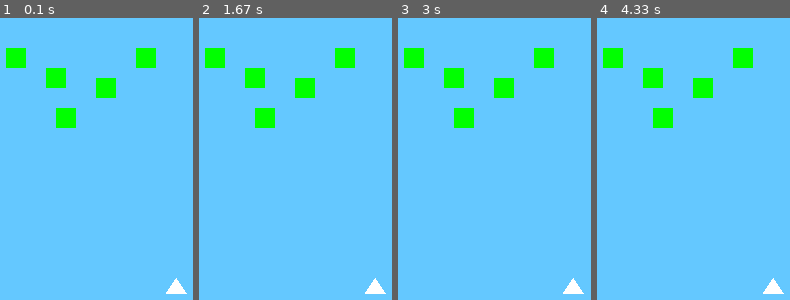
Above: before the commit, frames 1-4 (left to right).
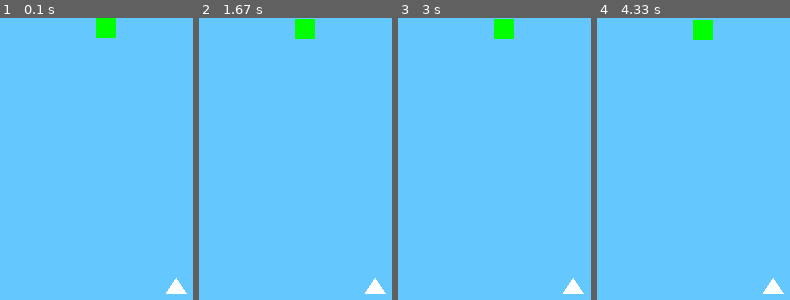
Above: after the commit, the same moments.

Repository: kamilutkumavi0/pythonegitim
Game: pygame game, started from pythonegitim/game.py
The game is run twice, just before and just after one commit, with the same random seed, the same clock (stepped at 60 frames per second) and the same inputs.
Inputs:
- Up to frame 1 (0.1 s): no input
- Up to frame 2 (1.67 s): tap Space at 0.33 s
- Up to frame 3 (3 s): hold A 1.67-2.2 s; hold D from 2.67 s (still down)
- Up to frame 4 (4.33 s): release D at 3.3 s; hold A 3.33-3.8 s; hold D 3.83-4.3 s

The runs differ from the first frame. In frame 1, 4.4% of the frame differs, in the area x 3-81%, y 0-40%; in frame 2, 4.4%; in frame 3, 4.4%; in frame 4, 4.4%.

Commit message:
Add files via upload

Diff:
--- a/pythonegitim/game.py
+++ b/pythonegitim/game.py
@@ -1,5 +1,6 @@
 import pygame
 import time
+import random
 
 #Ekran Boyutlandırma
 ekranYukseklik = 300 #Ekran yüksekliği belirlendi
@@ -36,10 +37,16 @@
                                              [190 + hareket, 275],
                                              [210 + hareket, 275]])
     return dusman
+def dusman_olusturucu(level = 1):
+    dusman = {}
+    for i in range(level + 7):
+        dusman[str(i)] = [[random.randint(0, 19)*20, -1*random.randint(0, 19)*20], 3]
+    return dusman
 
-dusman = {"birinci": [[30,30], 3], "ikinci" : [[70,50], 3],
-          "ucuncu" : [[80,90], 3], "dorduncu" : [[120,60], 3],
-          "besinci" : [[160,30], 3]}
+# dusman = {"birinci": [[30,30], 3], "ikinci" : [[70,50], 3],
+#           "ucuncu" : [[80,90], 3], "dorduncu" : [[120,60], 3],
+#           "besinci" : [[160,30], 3]}
+dusman = dusman_olusturucu()
 while True:
     pygame.display.update() #Ekranın güncellenmesi sağlanıyor
     ekran.fill(mavi)#Ekran rengi belirleniyor
@@ -67,7 +74,7 @@
             pygame.draw.rect(ekran, "yellow", pygame.Rect(dusman[j][0][0], dusman[j][0][1],20,20))
         elif dusman[j][1] == 1:
             pygame.draw.rect(ekran, "red", pygame.Rect(dusman[j][0][0], dusman[j][0][1],20,20))
-        dusman[j][0][1] += 0.001
+        dusman[j][0][1] += 0.01
         if dusman[j][0][1] >= 280:
             kapat = True
     pygame.draw.polygon(ekran, "white", [[200 + hareket, 260],
